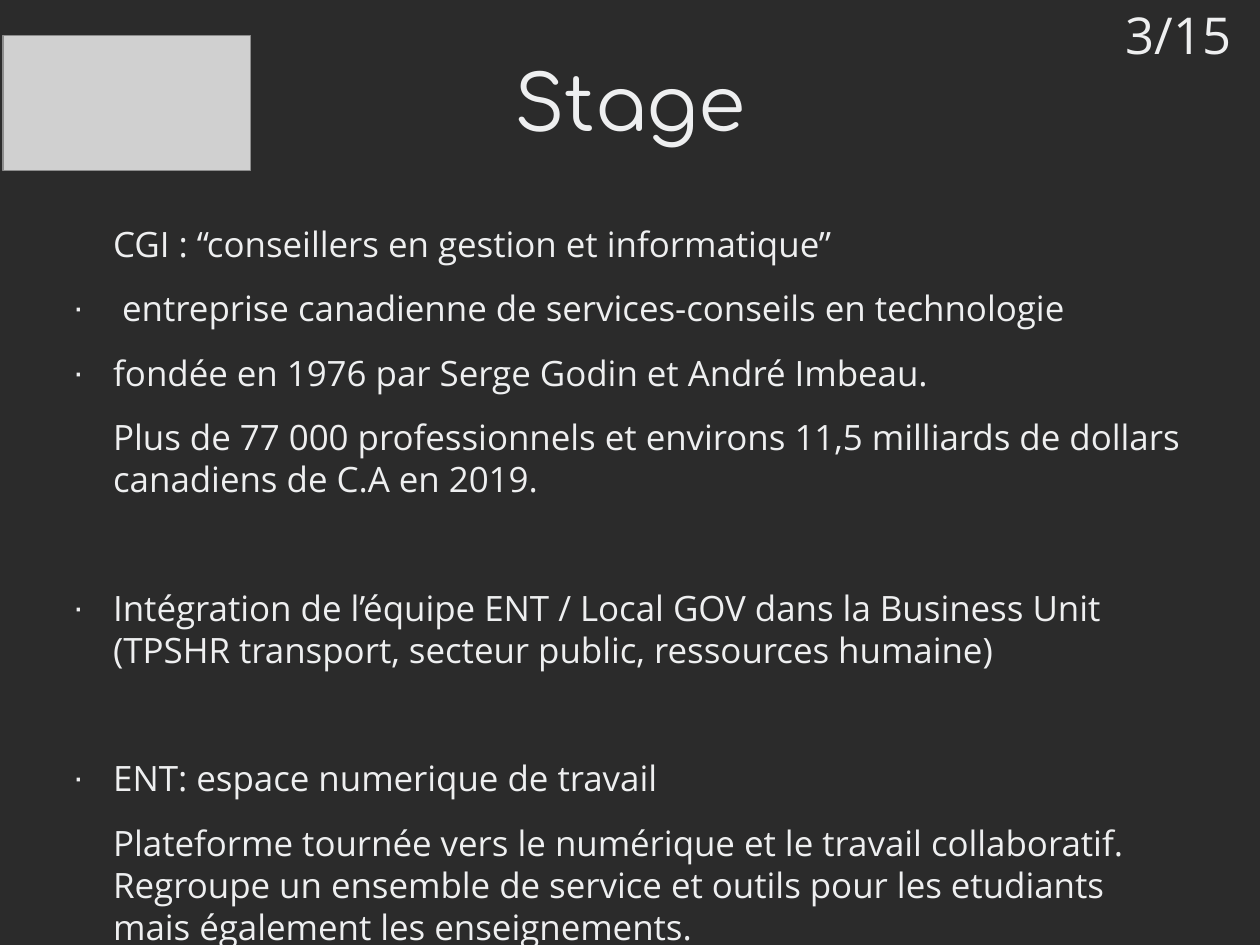
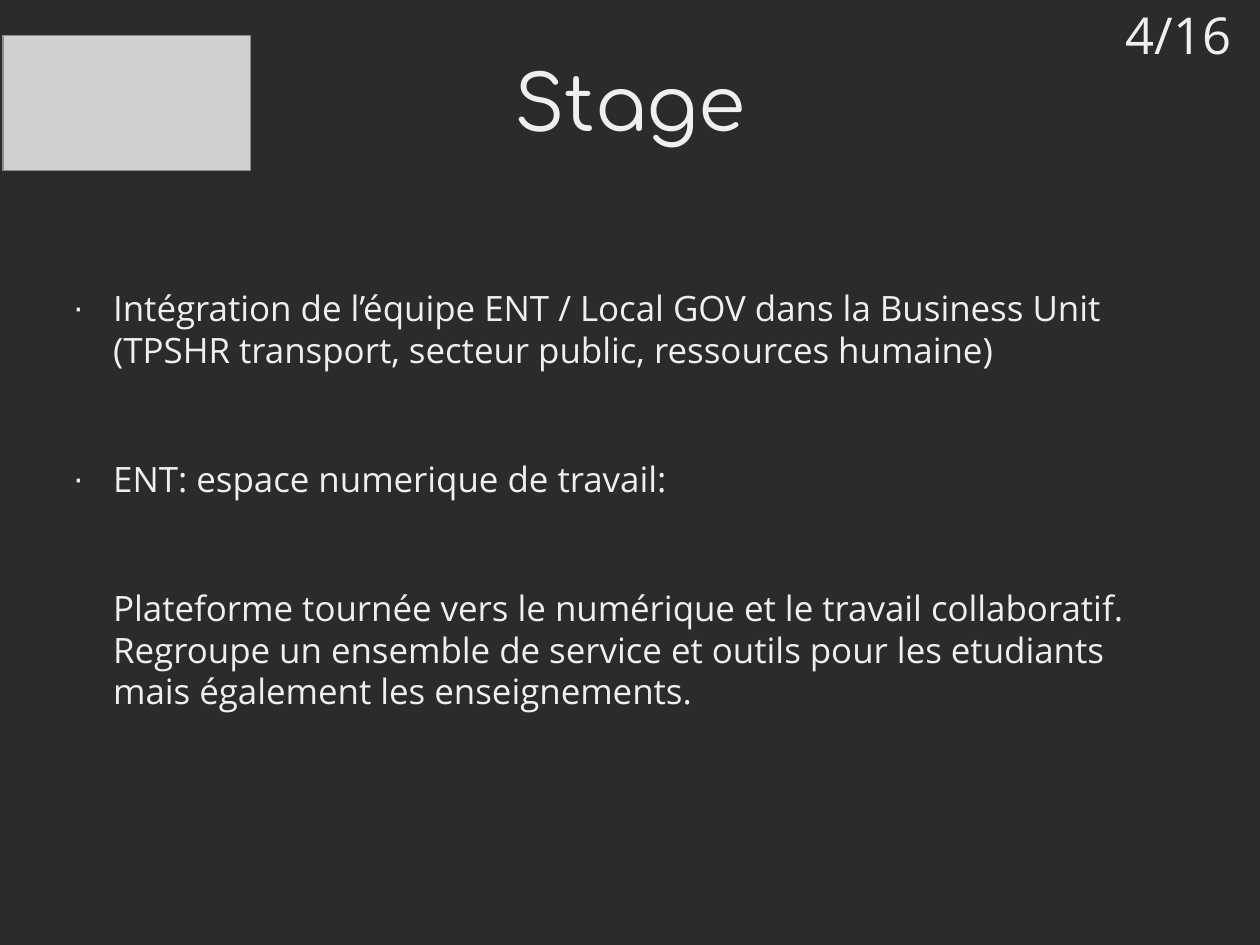
Before and after one commit to mrwormo/rapport_de_stage, a slide deck: slide 4 of files/prez.odp (slide 3 before the commit). Drawn at 1260x945 pixels with LibreOffice and Linux fonts; fonts in the diff are those of the drawing; grey boxes stand for pictures; background and template pictures are left out; a plain dark background stands for a picture behind light text. Boxes give left, top, right and bottom in pixels: in the first picture for what was removed or moved away, otherwise in the second. Text is boxed around its words. In the diff, an @@ line names an element or a change of style, - is before the commit and + after.

```diff
--- a/files/prez.odp
+++ b/files/prez.odp
@@ text at bbox=[1126, 17, 1232, 55]: text changed @@
-3/15
+4/16
@@ text at bbox=[113, 230, 1179, 493]: paragraphs removed @@
-CGI : “conseillers en gestion et informatique”
-· entreprise canadienne de services-conseils en technologie
-· fondée en 1976 par Serge Godin et André Imbeau.
-Plus de 77 000 professionnels et environs 11,5 milliards de dollars canadiens de C.A en 2019.
@@ text at bbox=[113, 465, 667, 501]: text changed @@
-· ENT: espace numerique de travail
+· ENT: espace numerique de travail:
```
Also in this commit, not shown: 10 other slides changed, 4 slides added, 3 slides removed, 1 other file.
